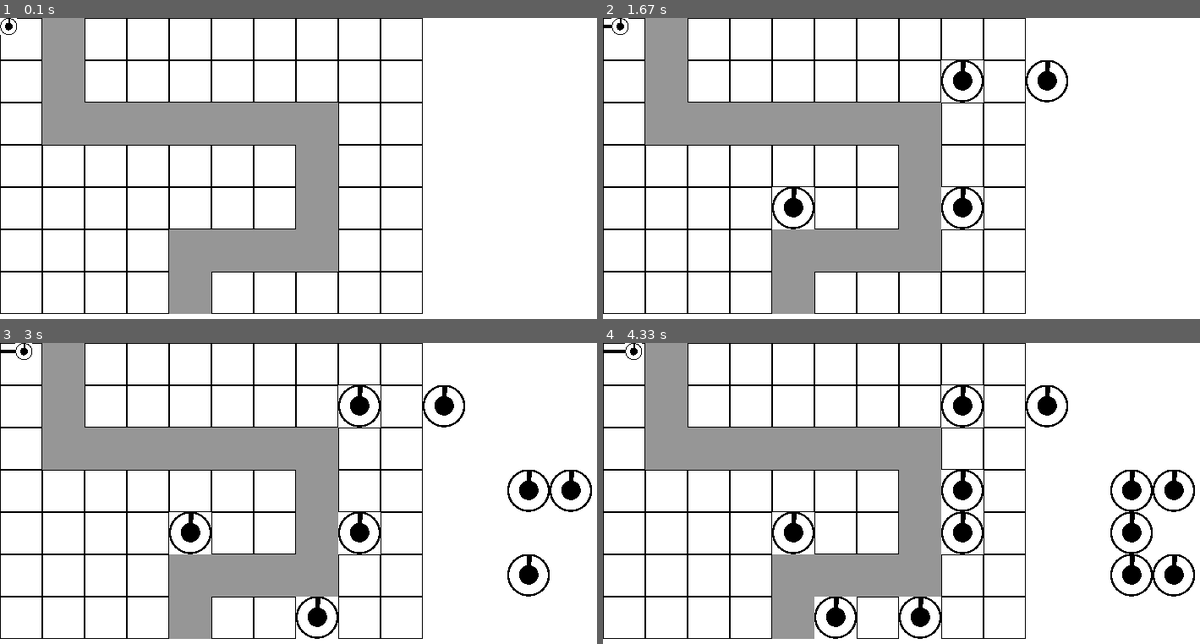
Above: before the commit, frames 1-4 (two rows, left to right).
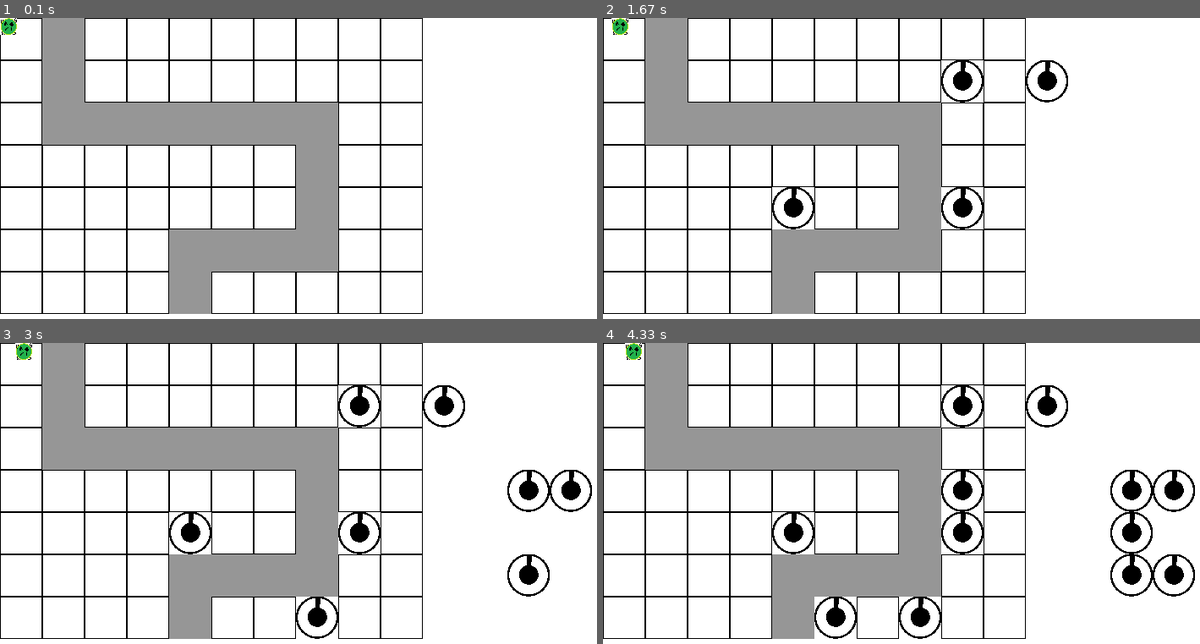
Above: after the commit, the same moments.

Repository: SourceOfPhi/PygameTD
Game: pygame game, started from main.py
Two runs of this game, one before a commit and one after it. Both use one fixed random seed, a clock stepped at 60 frames per second and the inputs below.
Inputs (mouse positions are in pixels of both pictures, inside the frame that each line leads up to):
- Up to frame 1 (0.1 s): no input
- Up to frame 2 (1.67 s): click (943, 186) at 0.38 s; click (776, 189) at 0.72 s; click (1038, 69) at 1.05 s; click (955, 75) at 1.38 s
- Up to frame 3 (3 s): click (304, 598) at 1.75 s; click (513, 565) at 2.22 s; click (513, 481) at 2.55 s; click (585, 484) at 2.88 s
- Up to frame 4 (4.33 s): click (1182, 577) at 3.22 s; click (973, 499) at 3.55 s; click (841, 610) at 3.88 s; click (1122, 547) at 4.22 s

The runs differ from the first frame. In frame 1, 0.1% of the frame differs, in the area x 0-3%, y 0-6%; in frame 2, 0.1%; in frame 3, 0.2%; in frame 4, 0.2%, in the area x 0-7%, y 0-6%.

Commit message:
Add placeholder graphic for enemy

Diff:
--- a/main.py
+++ b/main.py
@@ -36,13 +36,14 @@
     grid = Grid(level=lvl)
 
     turret_sprite = pygame.image.load(Path('./images/turretPlaceholder.png'))
+    enemy_sprite = pygame.image.load(Path('./images/enemyPlaceholder.png'))
 
     game_objects: list[GameObject] = []
 
     # create a surface on screen that has the size of 240 x 180
     screen = pygame.display.set_mode(SCREEN_SIZE)
 
-    enemy1 = Enemy(turret_sprite, (0, 0), lvl.enemy_path)
+    enemy1 = Enemy(enemy_sprite, (0, 0), lvl.enemy_path)
     game_objects.append(enemy1)
 
     mouse_pos: tuple[int, int] = 0, 0
Binary file added: images/enemyPlaceholder.png
